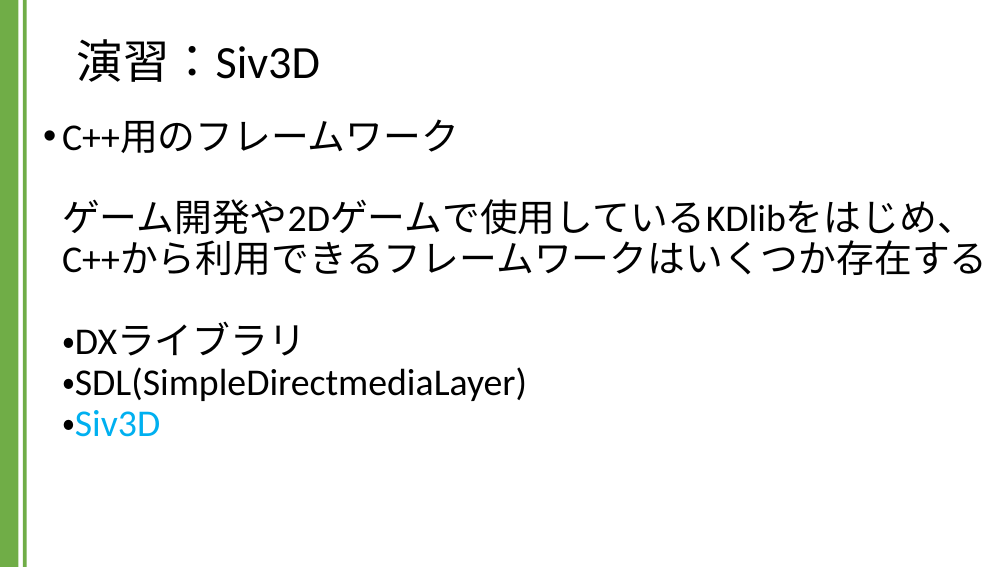
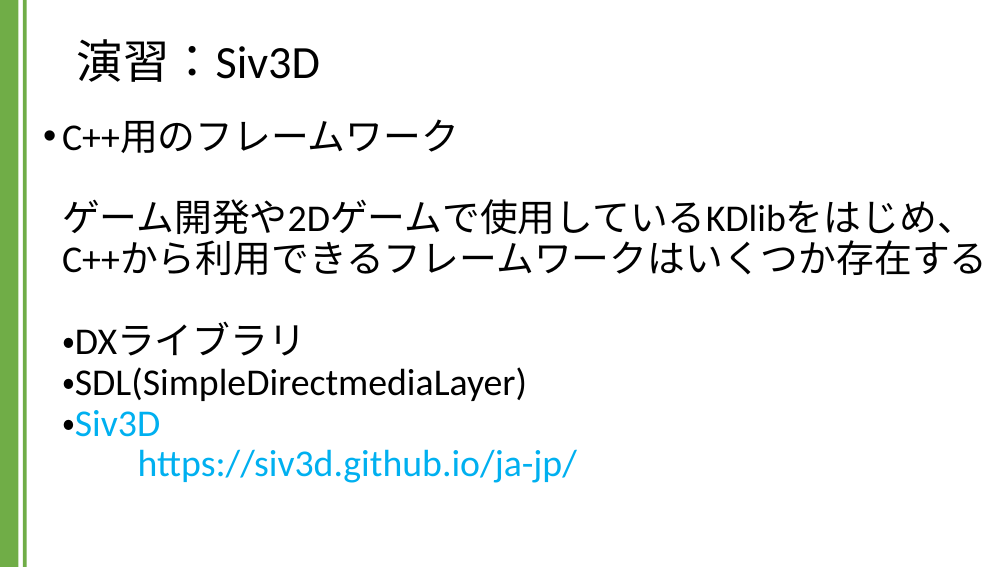
Before and after one commit to kic-murata/cpp2024, a slide deck: slide 1 of 授業資料/演習課題：Siv3D.pptx. Drawn at 1008x567 pixels with LibreOffice and Linux fonts; fonts in the diff are those of the drawing; background and template pictures are left out. Boxes give left, top, right and bottom in pixels: in the first picture for what was removed or moved away, otherwise in the second. Text is boxed around its words. In the diff, an @@ line names an element or a change of style, - is before the commit and + after.

```diff
--- a/授業資料/演習課題：Siv3D.pptx
+++ b/授業資料/演習課題：Siv3D.pptx
@@ text at box(62, 119, 988, 483): text changed @@
-• C++用のフレームワーク
-  ゲーム開発や2Dゲームで使用しているKDlibをはじめ、
-  C++から利用できるフレームワークはいくつか存在する
-  ・DXライブラリ
-  ・SDL(SimpleDirectmediaLayer)
-  ・Siv3D
+• C++用のフレームワーク
+  ゲーム開発や2Dゲームで使用しているKDlibをはじめ、
+  C++から利用できるフレームワークはいくつか存在する
+  ・DXライブラリ
+  ・SDL(SimpleDirectmediaLayer)
+  ・Siv3D
+  https://siv3d.github.io/ja-jp/
```
Also in this commit, not shown: 13 other slides changed, 7 slides added.
